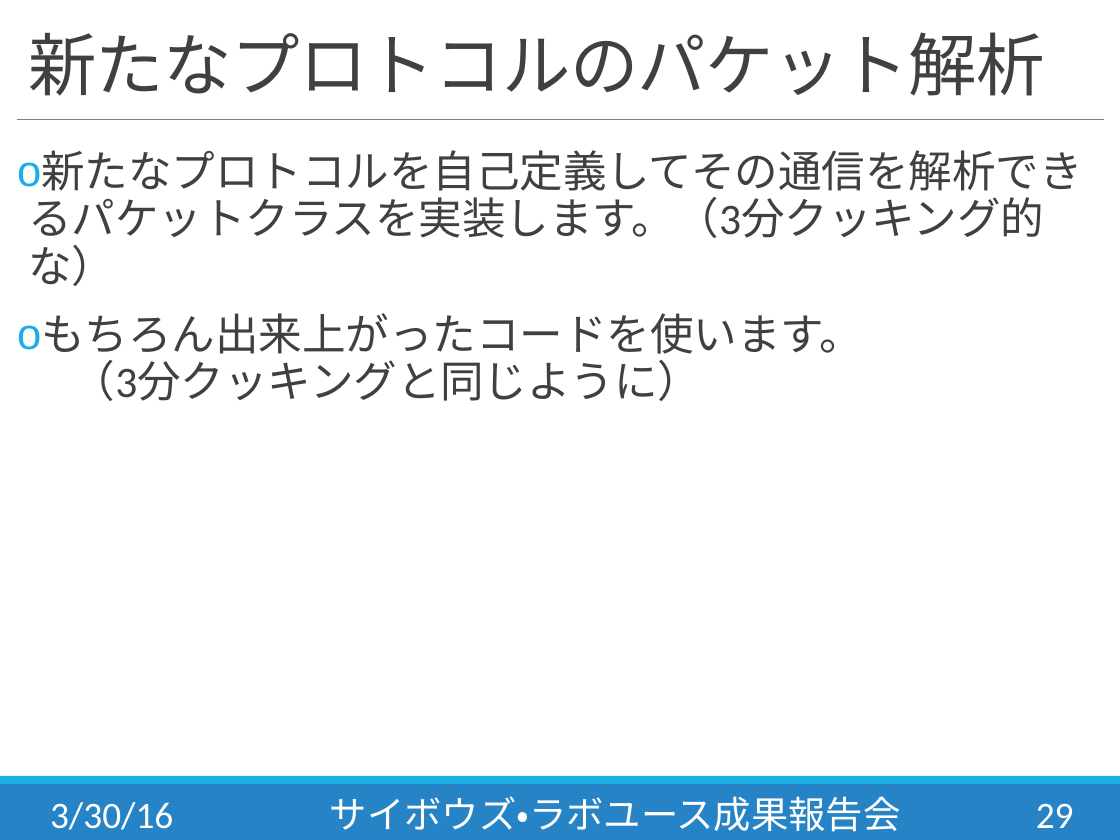
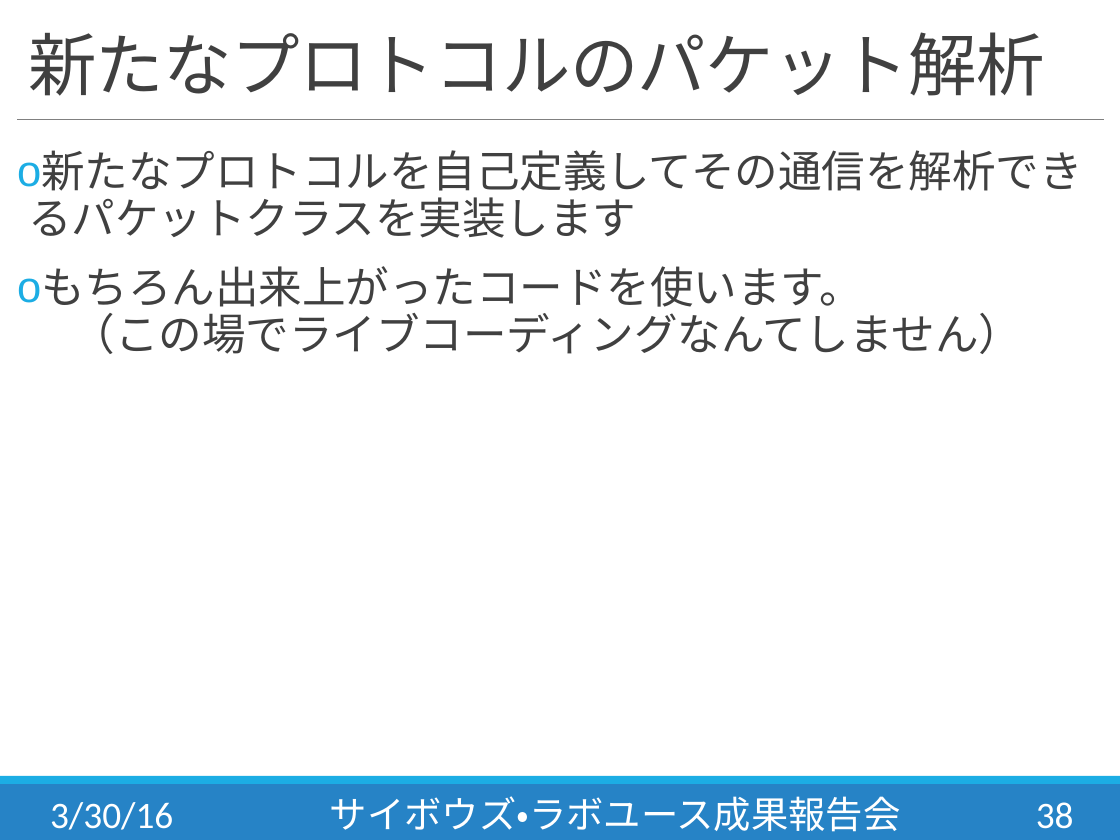
Before and after one commit to slankdev/CybozuLab, a slide deck: slide 38 of docs/presentation/lab5th_slankdev.pptx (slide 29 before the commit). Drawn at 1120x840 pixels with LibreOffice and Linux fonts; fonts in the diff are those of the drawing. Boxes give left, top, right and bottom in pixels: in the first picture for what was removed or moved away, otherwise in the second. Text is boxed around its words. In the diff, an @@ line names an element or a change of style, - is before the commit and + after.

```diff
--- a/docs/presentation/lab5th_slankdev.pptx
+++ b/docs/presentation/lab5th_slankdev.pptx
@@ text at <box>28,150,1082,354</box>: text changed @@
-o 新たなプロトコルを自己定義してその通信を解析できるパケットクラスを実装します。（3分クッキング的な）
-o もちろん出来上がったコードを使います。
-  （3分クッキングと同じように）
+o 新たなプロトコルを自己定義してその通信を解析できるパケットクラスを実装します
+o もちろん出来上がったコードを使います。
+  （この場でライブコーディングなんてしません）
@@ page number at <box>1036,802,1074,829</box>: text changed @@
-29
+38
```
Also in this commit, not shown: 11 other slides changed, 9 slides added, 12 other files.
